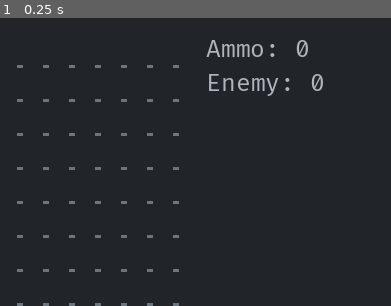
Above: before the commit, frame 1.
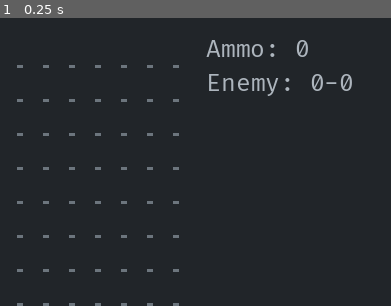
Above: after the commit, the same moment.

Repository: Bozar/godot-4-roguelike-demo
Game: Godot game, scene res://scene/main/main_game.tscn
Same seed, same stepped clock (60 frames per second), same inputs: the game is played once before the commit and once after it.
Inputs:
- Up to frame 1 (0.25 s): no input
The pictures show only the part of the screen within x 50-100%, y 0-50%; the shares and areas given below are measured in that part.

The runs differ from the first frame. In frame 1, 0.1% of the frame differs, in the area x 83-91%, y 19-26%.

Commit message:
Record & show PC's kill count.

Diff:
--- a/autoload/pc_action_helper.gd
+++ b/autoload/pc_action_helper.gd
@@ -7,11 +7,19 @@
 
 var ammo: int:
     get:
-        var pc_action: PcAction = _get_pc_action()
-        return pc_action.ammo
+        return _get_pc_action().ammo
     set(value):
-        var pc_action: PcAction = _get_pc_action()
-        pc_action.ammo = value
+        _get_pc_action().ammo = value
+
+
+var enemy_count: int:
+    get:
+        return _get_pc_action().enemy_count
+
+
+var progress_bar: int:
+    get:
+        return _get_pc_action().progress_bar
 
 
 func _get_pc_action() -> PcAction:
--- a/library/game_data.gd
+++ b/library/game_data.gd
@@ -6,3 +6,9 @@
 const MAX_AMMO: int = 9
 
 const HIT_BACK: int = 1
+
+const MIN_ENEMY_COUNT: int = 0
+const MAX_ENEMY_COUNT: int = 9
+
+const MIN_PROGRESS_BAR: int = 0
+const MAX_PROGRES_BAR: int = 5
--- a/library/signal_data.gd
+++ b/library/signal_data.gd
@@ -77,12 +77,12 @@
     },
     SCHEDULE_HELPER: {
         SIGNAL_TURN_ENDED: [
-            SIDEBAR, SCHEDULE,
+            SCHEDULE,
         ],
     },
     SCHEDULE: {
         SIGNAL_TURN_STARTED: [
-            PLAYER_INPUT,
+            PLAYER_INPUT, SIDEBAR,
         ],
     },
 }
--- a/scene/main/game_state_label.gd
+++ b/scene/main/game_state_label.gd
@@ -9,6 +9,7 @@
 
 func update_label() -> void:
     var ammo: String = "Ammo: %d" % [PcActionHelper.ammo]
-    var enemy: String = "Enemy: %d" % [0]
+    var enemy: String = "Enemy: %d-%d" % [PcActionHelper.enemy_count,
+            PcActionHelper.progress_bar]
 
     text = "%s\n%s" % [ammo, enemy]
--- a/scene/main/pc_action.gd
+++ b/scene/main/pc_action.gd
@@ -7,8 +7,20 @@
         ammo = max(min(value, GameData.MAX_AMMO), GameData.MIN_AMMO)
 
 
+var enemy_count: int:
+    get:
+        return _enemy_count
+
+
+var progress_bar: int:
+    get:
+        return _progress_bar
+
+
 var _pc: Sprite2D
 var _is_aiming: bool = false
+var _enemy_count: int = GameData.MIN_ENEMY_COUNT
+var _progress_bar: int = GameData.MIN_PROGRESS_BAR
 
 
 func _ready() -> void:
@@ -60,6 +72,7 @@
 func _pick_ammo(coord: Vector2i) -> void:
     SpriteFactory.remove_sprite(SearchHelper.get_trap_by_coord(coord))
     ammo += GameData.MAGAZINE
+    _subtract_progress_bar()
     MoveSprite.move(_pc, coord)
     ScheduleHelper.end_turn()
 
@@ -75,10 +88,12 @@
         _kill_grunt(actor, target)
     else:
         MoveSprite.move(actor, target)
+    _subtract_progress_bar()
     ScheduleHelper.end_turn()
 
 
 func _move(pc: Sprite2D, coord: Vector2i) -> void:
+    _subtract_progress_bar()
     MoveSprite.move(pc, coord)
     ScheduleHelper.end_turn()
 
@@ -105,6 +120,7 @@
             _kill_grunt(actor, target)
     ammo -= 1
     _aim(pc)
+    _subtract_progress_bar()
     ScheduleHelper.end_turn()
 
 
@@ -140,3 +156,18 @@
 func _kill_grunt(actor: Sprite2D, coord: Vector2i) -> void:
     SpriteFactory.remove_sprite(actor)
     SpriteFactory.create_trap(SubTag.AMMO, coord)
+    _add_enemy_count()
+
+
+func _add_enemy_count() -> void:
+    _enemy_count = min(enemy_count + 1, GameData.MAX_ENEMY_COUNT)
+    _progress_bar = GameData.MAX_PROGRES_BAR + 1
+
+
+func _subtract_progress_bar() -> void:
+    if _progress_bar > GameData.MIN_PROGRESS_BAR:
+        _progress_bar -= 1
+    if _progress_bar == GameData.MIN_PROGRESS_BAR:
+        _enemy_count = max(enemy_count - 1, GameData.MIN_ENEMY_COUNT)
+        if _enemy_count > GameData.MIN_ENEMY_COUNT:
+            _progress_bar = GameData.MAX_PROGRES_BAR
--- a/scene/main/sidebar.gd
+++ b/scene/main/sidebar.gd
@@ -11,5 +11,6 @@
     _ref_FootnoteLabel.init_label()
 
 
-func _on_ScheduleHelper_turn_ended() -> void:
-    _ref_GameStateLabel.update_label()
+func _on_Schedule_turn_started(sprite: Sprite2D) -> void:
+    if sprite.is_in_group(SubTag.PC):
+        _ref_GameStateLabel.update_label()
